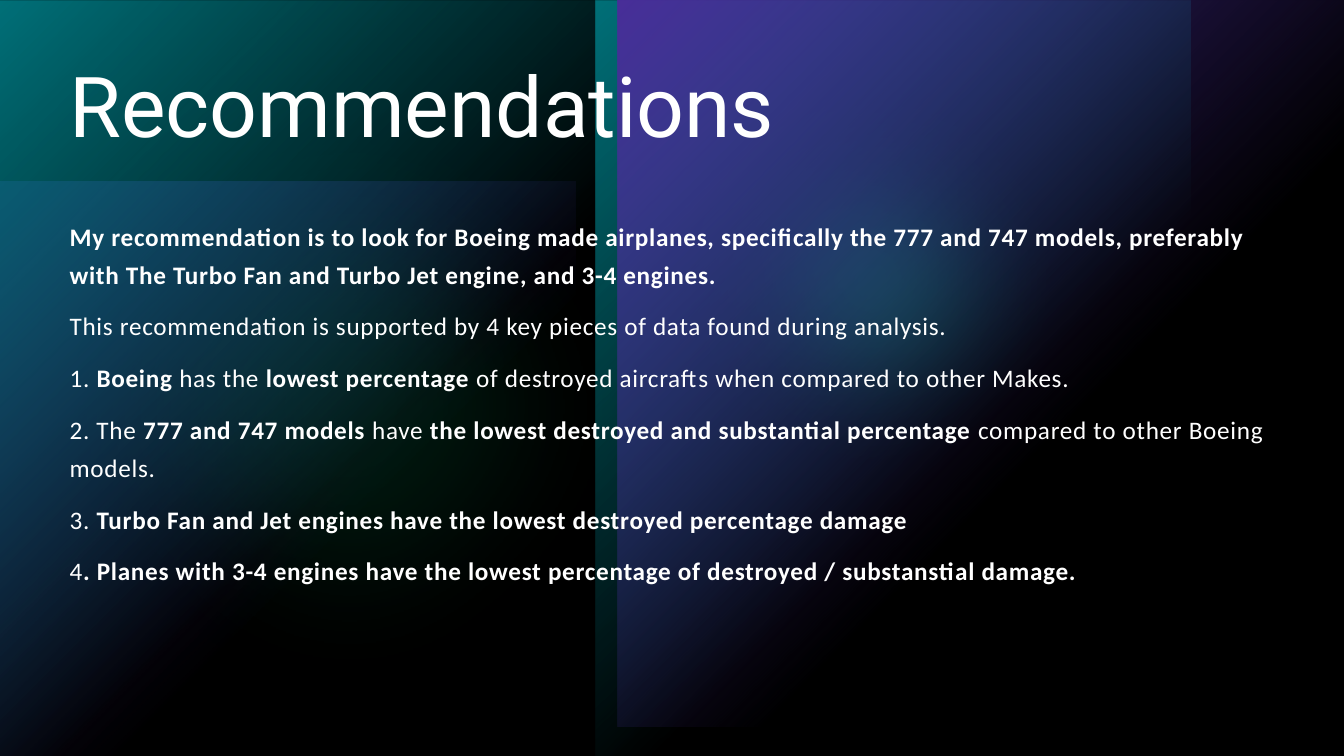
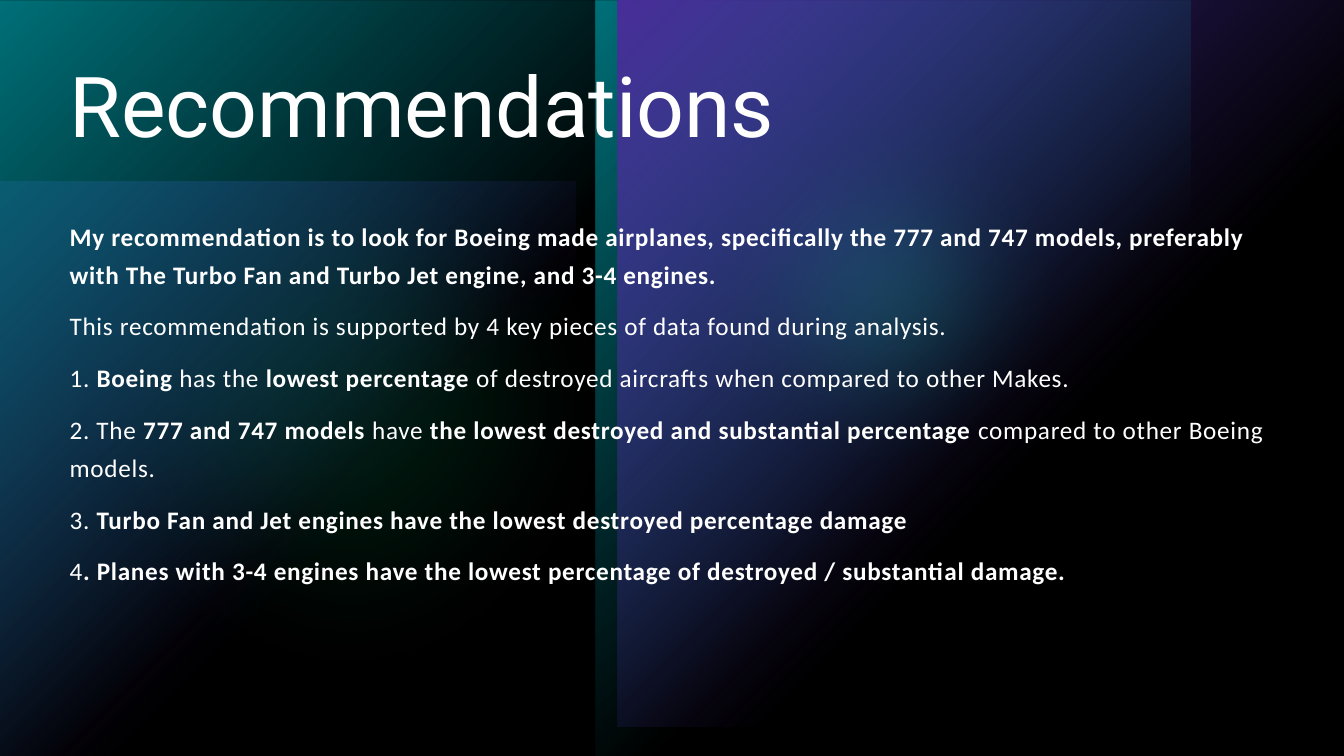
Before and after one commit to alecs1523/Aviation_Data_Analysis, a slide deck: slide 9 of phase_1_aviation_analysis.pptx. Drawn at 1344x756 pixels with LibreOffice and Linux fonts; fonts in the diff are those of the drawing. Boxes give left, top, right and bottom in pixels: in the first picture for what was removed or moved away, otherwise in the second. Text is boxed around its words. In the diff, an @@ line names an element or a change of style, - is before the commit and + after.

```diff
--- a/phase_1_aviation_analysis.pptx
+++ b/phase_1_aviation_analysis.pptx
@@ text at (x1=70, y1=560, x2=1065, y2=587): text changed @@
-4. Planes with 3-4 engines have the lowest percentage of destroyed / substanstial damage.
+4. Planes with 3-4 engines have the lowest percentage of destroyed / substantial damage.
```
Also in this commit, not shown: 6 other slides changed, 2 slides added, 2 other files.
